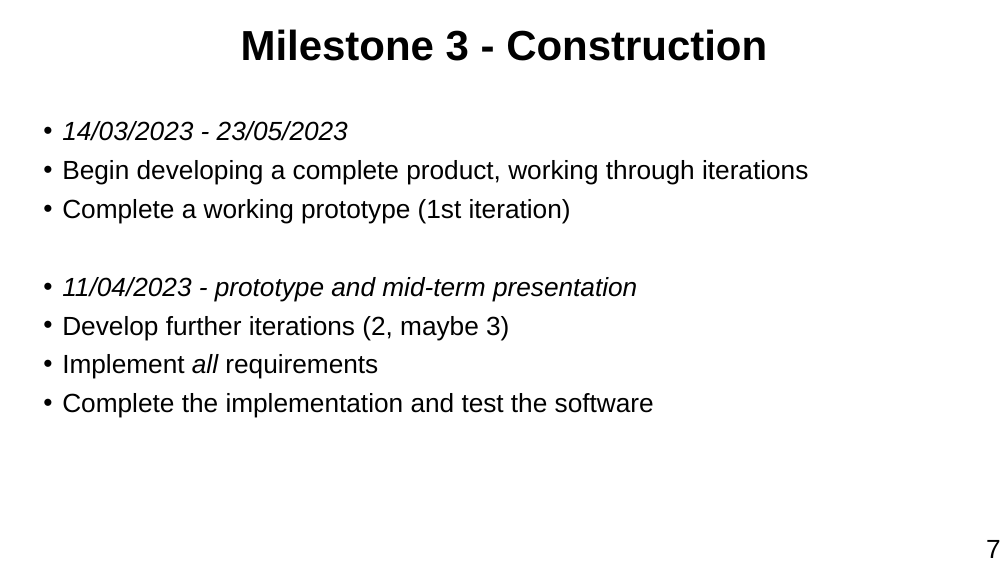
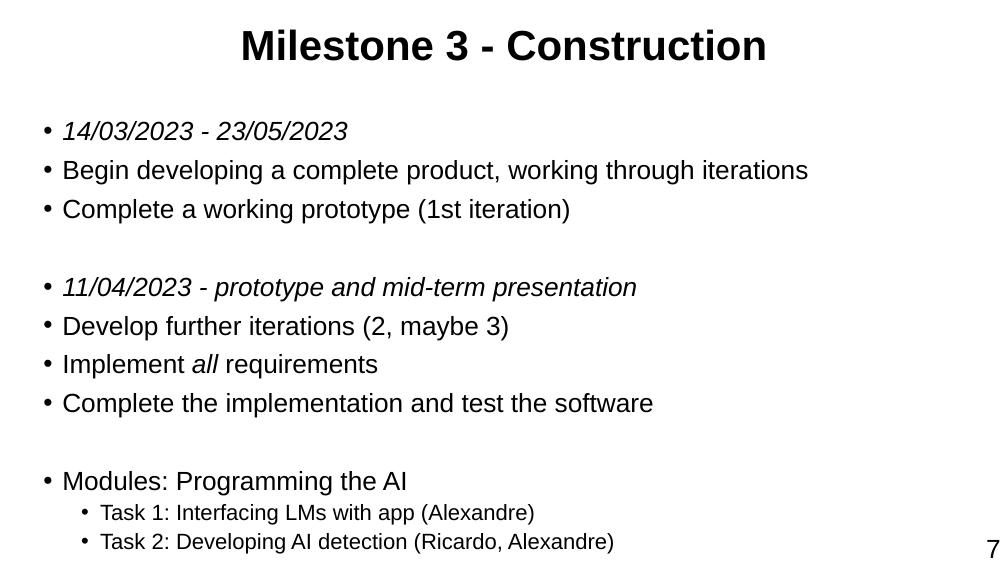
Before and after one commit to zzzzz151/AI-text-detector, a slide deck: slide 7 of PresentationInception.pptx. Drawn at 1008x567 pixels with LibreOffice and Linux fonts; fonts in the diff are those of the drawing. Boxes give left, top, right and bottom in pixels: in the first picture for what was removed or moved away, otherwise in the second. Text is boxed around its words. In the diff, an @@ line names an element or a change of style, - is before the commit and + after.

```diff
--- a/PresentationInception.pptx
+++ b/PresentationInception.pptx
@@ text at (x1=62, y1=471, x2=615, y2=554): paragraphs added @@
+• Modules: Programming the AI
+  • Task 1: Interfacing LMs with app (Alexandre)
+  • Task 2: Developing AI detection (Ricardo, Alexandre)
```
Also in this commit, not shown: 2 other slides changed.
